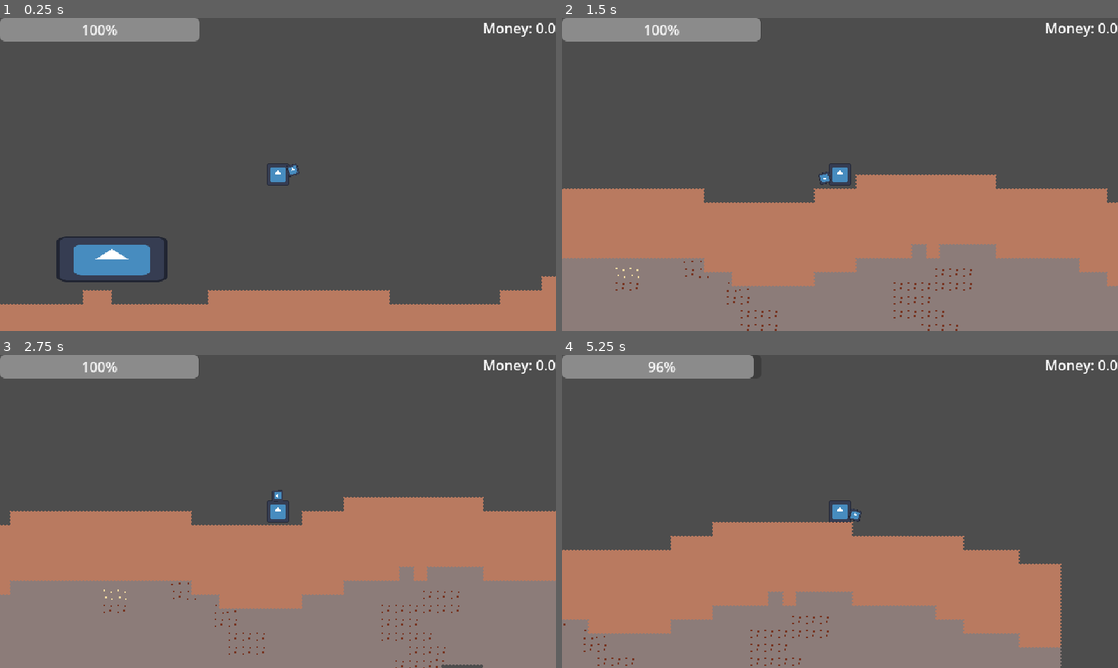
Above: before the commit, frames 1-4 (two rows, left to right).
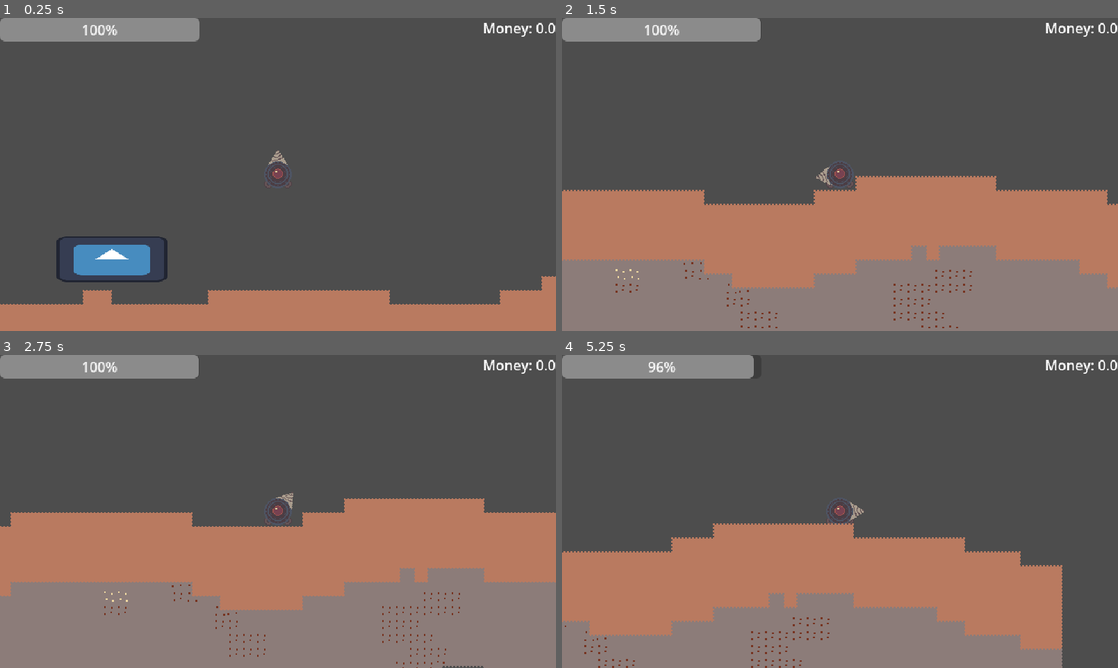
Above: after the commit, the same moments.

Repository: ahcinNejc/gwj-99
Game: Godot game, scene res://Testing/TestLevelWithBlock.tscn
Same seed, same stepped clock (60 frames per second), same inputs: the game is played once before the commit and once after it. The engine's default icon, where the game draws it, is replaced by a stand-in: a white triangle on a blue panel in a dark square.
Inputs (mouse positions are in pixels of both pictures, inside the frame that each line leads up to):
- Up to frame 1 (0.25 s): no input
- Up to frame 2 (1.5 s): move the mouse to (962, 158) at 0.52 s; hold D (move_right) from 0.53 s (still down); right-click (962, 158) at 0.6 s; tap Space (jump) at 0.77 s; move the mouse to (728, 190) at 1.27 s; click (728, 190) at 1.35 s
- Up to frame 3 (2.75 s): tap Space (jump) at 1.52 s; move the mouse to (333, 442) at 2.02 s; release D (move_right) at 2.03 s; hold A (move_left) from 2.03 s (still down); tap E (interact) at 2.1 s
- Up to frame 4 (5.25 s): move the mouse to (812, 574) at 2.77 s; release A (move_left) at 2.78 s; hold D (move_right) 2.78-4.28 s; right-click (812, 574) at 2.85 s; tap Space (jump) at 3.02, 3.77, 4.52 s; move the mouse to (1006, 558) at 3.52 s; press the mouse at (1006, 558) at 3.53 s; move the mouse to (673, 464) at 4.27 s; release the mouse at (673, 464) at 4.28 s; hold A (move_left) 4.28-5.03 s; tap E (interact) at 4.35 s; move the mouse to (867, 511) at 5.02 s; hold D (move_right) from 5.03 s (still down); right-click (867, 511) at 5.1 s

The runs differ from the first frame. In frame 1, 0.2% of the frame differs, in the area x 48-54%, y 42-54%; in frame 2, 1.9%, in the area x 0-100%, y 46-100%; in frame 3, 1.7%; in frame 4, 1.7%.

Commit message:
Added some assets and music

Diff:
--- a/diging-game/Scenes/player.tscn
+++ b/diging-game/Scenes/player.tscn
@@ -1,12 +1,12 @@
 [gd_scene format=3 uid="uid://cb3oadbagsbvh"]
 
 [ext_resource type="Script" uid="uid://cuh61ss5udhwd" path="res://scripts/player.gd" id="1_cvnsp"]
-[ext_resource type="Texture2D" uid="uid://j47uyrg407p3" path="res://icon.svg" id="1_v0iea"]
+[ext_resource type="Texture2D" uid="uid://bcfcib3ulsw7s" path="res://assets/player/player.png" id="2_dqkch"]
 [ext_resource type="Script" uid="uid://c38dcru4f0dnp" path="res://scripts/drill.gd" id="3_6t5aa"]
+[ext_resource type="Texture2D" uid="uid://85mlk3e68kf5" path="res://assets/player/drill.png" id="4_dqkch"]
 
 [sub_resource type="CapsuleShape2D" id="CapsuleShape2D_ndpnn"]
-radius = 13.0
-height = 26.0
+radius = 15.0
 
 [sub_resource type="CapsuleShape2D" id="CapsuleShape2D_5r1x3"]
 radius = 6.0
@@ -19,9 +19,7 @@
 drill_timer = NodePath("DrillTimer")
 
 [node name="Sprite2D" type="Sprite2D" parent="." unique_id=1889859225]
-position = Vector2(-3.8146973e-06, 3.8146973e-06)
-scale = Vector2(0.203125, 0.203125)
-texture = ExtResource("1_v0iea")
+texture = ExtResource("2_dqkch")
 
 [node name="CollisionShape2D" type="CollisionShape2D" parent="." unique_id=1992314107]
 shape = SubResource("CapsuleShape2D_ndpnn")
@@ -32,9 +30,8 @@
 drill_locator = NodePath("DrillLocator")
 
 [node name="Sprite2D" type="Sprite2D" parent="Drill" unique_id=1483497278]
-position = Vector2(18, 3.8146973e-06)
-scale = Vector2(0.1015625, 0.1015625)
-texture = ExtResource("1_v0iea")
+position = Vector2(16, 0)
+texture = ExtResource("4_dqkch")
 
 [node name="Area2D" type="Area2D" parent="Drill" unique_id=15411271]
 
--- a/diging-game/Scripts/drill.gd
+++ b/diging-game/Scripts/drill.gd
@@ -6,15 +6,16 @@
 
 
 func _process(delta: float) -> void:
-	var direction = (get_global_mouse_position() - global_position).normalized()
-	if direction.y < -0.75:
-		rotation = lerp_angle(rotation, deg_to_rad(-90), 10 * delta)
-	elif direction.y > 0.75:
-		rotation = lerp_angle(rotation, deg_to_rad(90), 10 * delta)
-	elif direction.x < -0.75:
-		rotation = lerp_angle(rotation, deg_to_rad(180), 10 * delta)
-	else:
-		rotation = lerp_angle(rotation, deg_to_rad(0), 10 * delta)
+	#var direction = (get_global_mouse_position() - global_position).normalized()
+	#if direction.y < -0.75:
+		#rotation = lerp_angle(rotation, deg_to_rad(-90), 10 * delta)
+	#elif direction.y > 0.75:
+		#rotation = lerp_angle(rotation, deg_to_rad(90), 10 * delta)
+	#elif direction.x < -0.75:
+		#rotation = lerp_angle(rotation, deg_to_rad(180), 10 * delta)
+	#else:
+		#rotation = lerp_angle(rotation, deg_to_rad(0), 10 * delta)
+	look_at(get_global_mouse_position())
 
 
 
--- a/diging-game/Testing/TestLevelWithBlock.tscn
+++ b/diging-game/Testing/TestLevelWithBlock.tscn
@@ -1,6 +1,7 @@
 [gd_scene format=3 uid="uid://c8ds0a2lrht57"]
 
 [ext_resource type="PackedScene" uid="uid://d0pq1hswftwuv" path="res://scenes/shop.tscn" id="1_j0r27"]
+[ext_resource type="Script" uid="uid://duorsni36t3oh" path="res://testing/test_level_with_block.gd" id="1_jeumc"]
 [ext_resource type="PackedScene" uid="uid://cb3oadbagsbvh" path="res://scenes/player.tscn" id="2_txhx8"]
 [ext_resource type="Script" uid="uid://tvhquhkwjrsp" path="res://scripts/UI/energy_bar.gd" id="3_u0rmp"]
 [ext_resource type="Script" uid="uid://dy13pe5ursemt" path="res://scripts/UI/ores_container.gd" id="4_efxom"]
@@ -9,6 +10,7 @@
 [ext_resource type="PackedScene" uid="uid://cjlqxo6sa6unl" path="res://scenes/world_grid/world_grid.tscn" id="7_txhx8"]
 
 [node name="TestLevel" type="Node2D" unique_id=1243193336]
+script = ExtResource("1_jeumc")
 
 [node name="Shop" parent="." unique_id=1212234807 instance=ExtResource("1_j0r27")]
 position = Vector2(129, -53)
--- a/diging-game/autoloads/AudioManager.gd
+++ b/diging-game/autoloads/AudioManager.gd
@@ -7,6 +7,7 @@
 var music_paths: Dictionary[String, String] = {
 	#"test": "res://assets/audio/test.mp3",
 	# Same format as `sfx_paths`
+	"silly": "uid://bkajxklo0m7ne"
 }
 
 var music_player: AudioStreamPlayer
--- /dev/null
+++ b/diging-game/default_bus_layout.tres
@@ -0,0 +1,4 @@
+[gd_resource type="AudioBusLayout" format=3 uid="uid://bi8uoqvult1oo"]
+
+[resource]
+bus/0/volume_db = -11.467805
--- a/diging-game/project.godot
+++ b/diging-game/project.godot
@@ -14,6 +14,10 @@
 run/main_scene="uid://c8ds0a2lrht57"
 config/features=PackedStringArray("4.7", "GL Compatibility")
 config/icon="res://icon.svg"
+
+[audio]
+
+buses/default_bus_layout="uid://bi8uoqvult1oo"
 
 [autoload]
 
--- a/diging-game/scenes/UI/OreInventoryIcon.tscn
+++ b/diging-game/scenes/UI/OreInventoryIcon.tscn
@@ -1,7 +1,7 @@
 [gd_scene format=3 uid="uid://bip5srg2q6vbp"]
 
-[ext_resource type="Texture2D" uid="uid://j47uyrg407p3" path="res://icon.svg" id="1_86p15"]
 [ext_resource type="Script" uid="uid://vpl61plr0efu" path="res://scripts/UI/ore_inventory_icon.gd" id="1_shasq"]
+[ext_resource type="Texture2D" uid="uid://bfvv0y1igts8n" path="res://assets/player/test_ore.png" id="2_shasq"]
 
 [node name="OreInventoryIcon" type="MarginContainer" unique_id=89853600 node_paths=PackedStringArray("amount_label", "texture_rect", "name_label")]
 custom_minimum_size = Vector2(26, 26)
@@ -25,7 +25,7 @@
 custom_minimum_size = Vector2(30, 30)
 layout_mode = 2
 size_flags_horizontal = 4
-texture = ExtResource("1_86p15")
+texture = ExtResource("2_shasq")
 expand_mode = 1
 stretch_mode = 4
 
--- a/diging-game/scripts/UI/ores_container.gd
+++ b/diging-game/scripts/UI/ores_container.gd
@@ -15,6 +15,6 @@
 		var data: OreData = current_inventory[ore]
 		var icon: OreInventoryIcon = ORE_INVENTORY_ICON.instantiate()
 		icon.amount_label.text = str(data.amount_in_stack)
-		icon.texture_rect.texture = data.texture
+		icon.texture_rect.texture = load(data.texture)
 		icon.name_label.text = data.display_name
 		add_child(icon)
--- a/diging-game/scripts/ore_data.gd
+++ b/diging-game/scripts/ore_data.gd
@@ -5,4 +5,4 @@
 @export var display_name:  String = "Rock"
 @export var value: float = 1
 @export var amount_in_stack: int = 1
-@export var texture: Texture = preload("uid://j47uyrg407p3")
+@export_file_path() var texture: String = "uid://bfvv0y1igts8n"
--- a/diging-game/scripts/resources/bronze.tres
+++ /dev/null
@@ -1,9 +0,0 @@
-[gd_resource type="Resource" script_class="OreData" format=3 uid="uid://bu8jpodl1e8a6"]
-
-[ext_resource type="Script" uid="uid://cpxwjviwrnsry" path="res://scripts/ore_data.gd" id="1_13hn3"]
-[ext_resource type="Texture2D" uid="uid://j47uyrg407p3" path="res://icon.svg" id="2_rk5lt"]
-
-[resource]
-script = ExtResource("1_13hn3")
-display_name = "Bronze"
-metadata/_custom_type_script = "uid://cpxwjviwrnsry"
--- /dev/null
+++ b/diging-game/scripts/resources/copper.tres
@@ -0,0 +1,9 @@
+[gd_resource type="Resource" script_class="OreData" format=3 uid="uid://bu8jpodl1e8a6"]
+
+[ext_resource type="Script" uid="uid://cpxwjviwrnsry" path="res://scripts/ore_data.gd" id="1_ji1qv"]
+
+[resource]
+script = ExtResource("1_ji1qv")
+display_name = "Copper"
+texture = "res://assets/ores/copper.png"
+metadata/_custom_type_script = "uid://cpxwjviwrnsry"
--- a/diging-game/scripts/resources/gold.tres
+++ b/diging-game/scripts/resources/gold.tres
@@ -1,10 +1,10 @@
 [gd_resource type="Resource" script_class="OreData" format=3 uid="uid://csuvmflgwwqic"]
 
 [ext_resource type="Script" uid="uid://cpxwjviwrnsry" path="res://scripts/ore_data.gd" id="1_a2uex"]
-[ext_resource type="Texture2D" uid="uid://j47uyrg407p3" path="res://icon.svg" id="2_1ragx"]
 
 [resource]
 script = ExtResource("1_a2uex")
 display_name = "Gold"
 value = 10.0
+texture = "res://assets/ores/gold.png"
 metadata/_custom_type_script = "uid://cpxwjviwrnsry"
--- a/diging-game/scripts/resources/silver.tres
+++ b/diging-game/scripts/resources/silver.tres
@@ -1,10 +1,10 @@
 [gd_resource type="Resource" script_class="OreData" format=3 uid="uid://ddrw7hwqyj64u"]
 
 [ext_resource type="Script" uid="uid://cpxwjviwrnsry" path="res://scripts/ore_data.gd" id="1_bnhrt"]
-[ext_resource type="Texture2D" uid="uid://j47uyrg407p3" path="res://icon.svg" id="2_2enj7"]
 
 [resource]
 script = ExtResource("1_bnhrt")
 display_name = "Silver"
 value = 5.0
+texture = "res://assets/ores/silver.png"
 metadata/_custom_type_script = "uid://cpxwjviwrnsry"
--- /dev/null
+++ b/diging-game/testing/test_level_with_block.gd
@@ -0,0 +1,11 @@
+extends Node2D
+
+
+# Called when the node enters the scene tree for the first time.
+func _ready() -> void:
+	AudioManager.play_music("silly")
+
+
+# Called every frame. 'delta' is the elapsed time since the previous frame.
+func _process(delta: float) -> void:
+	pass
Not shown, added: diging-game/assets/music/silly.ogg.import
Binary file added: diging-game/assets/ores/copper.png
Not shown, added: diging-game/assets/ores/copper.png.import
Binary file added: diging-game/assets/ores/gold.png
Not shown, added: diging-game/assets/ores/gold.png.import
Binary file added: diging-game/assets/ores/silver.png
Not shown, added: diging-game/assets/ores/silver.png.import
Binary file added: diging-game/assets/player/drill.png
Not shown, added: diging-game/assets/player/drill.png.import
Binary file added: diging-game/assets/player/player.png
Not shown, added: diging-game/assets/player/player.png.import
Binary file added: diging-game/assets/player/test_ore.png
(and 4 more such lines)
